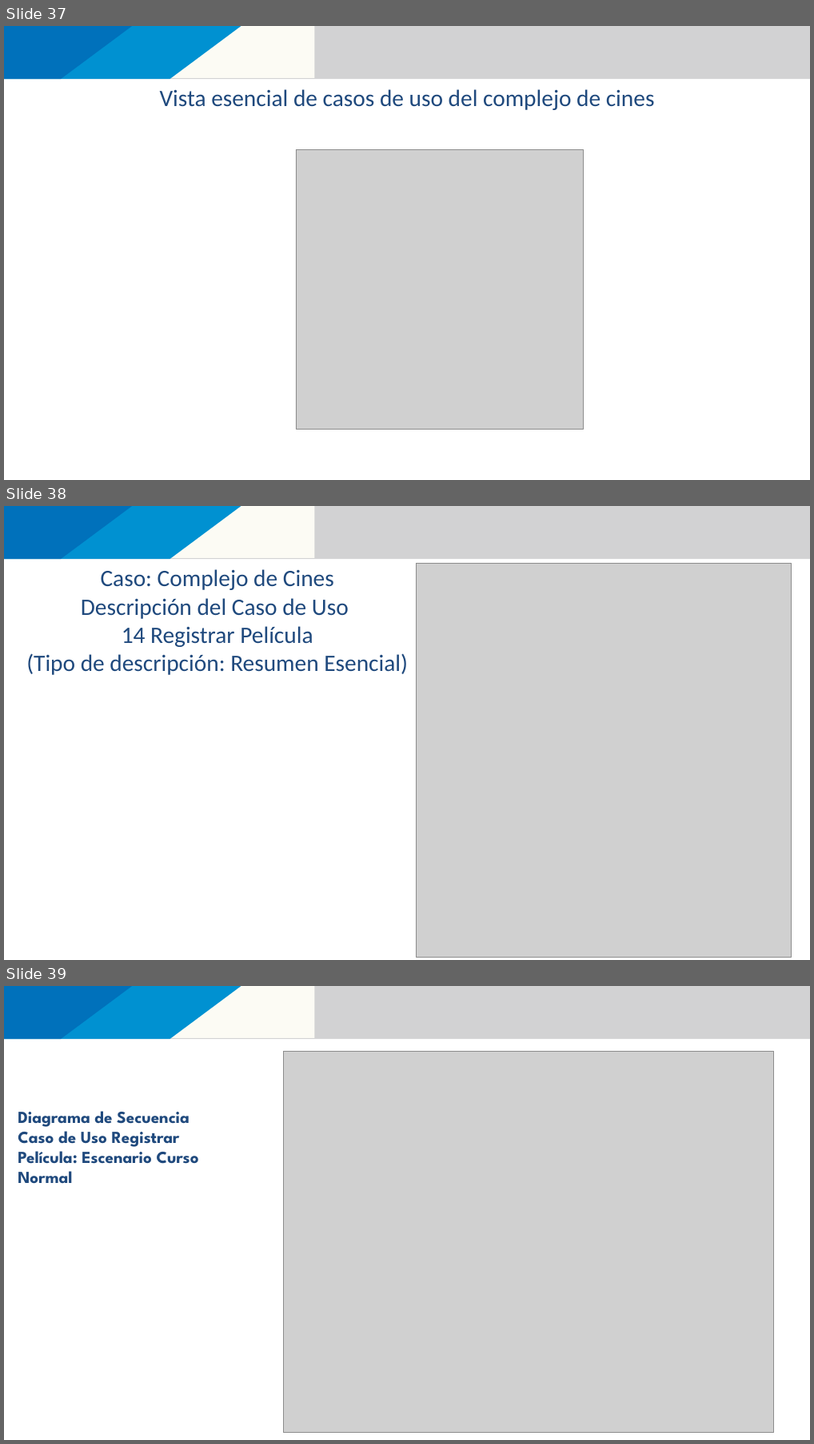
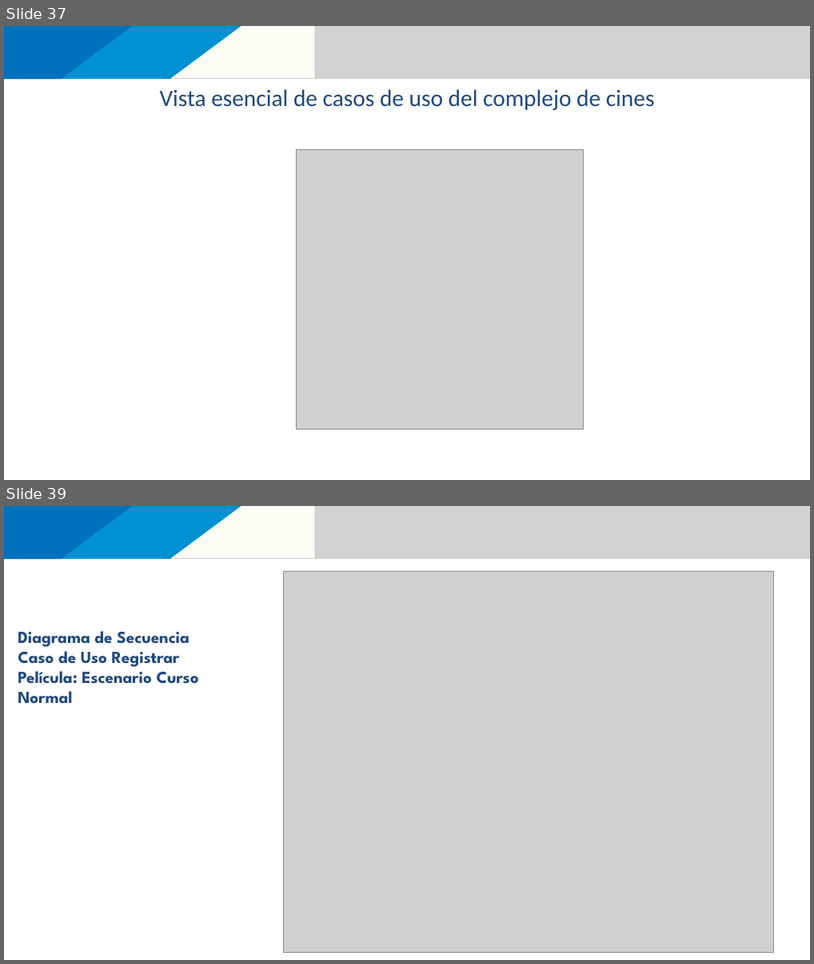
Before and after one commit to 111milprogramadores/clinicas-para-instructores, a slide deck: Clínica MO-01 Diagramas de Casos de USo y Prototipos.pptx. Shown one above the other, each under a label of ours: slides 37, 38 and 39 before the commit, slides 37 and 39 after it; the slides between them are not shown. The pictures are 814x1444 and 814x964 pixels, drawn with LibreOffice and Linux fonts; fonts in the diff are those of the drawing; grey boxes stand for pictures; background and template pictures are left out. Boxes give left, top, right and bottom in pixels: in the first picture for what was removed or moved away, otherwise in the second. Text is boxed around its words. In the diff, an @@ line names an element or a change of style, - is before the commit and + after.

```diff
--- a/Clínica MO-01 Diagramas de Casos de USo y Prototipos.pptx
+++ b/Clínica MO-01 Diagramas de Casos de USo y Prototipos.pptx
@@ slide 38 removed at <box>4,506,810,960</box>, background #FFFFFF; not listed: 4 template elements that a slide beside it also shows @@
@@ title removed at <box>26,569,408,675</box> @@
-Caso: Complejo de Cines
-Descripción del Caso de Uso
-14 Registrar Película
-(Tipo de descripción: Resumen Esencial)
@@ picture removed at <box>417,564,792,957</box> @@
```
Also in this commit, not shown: 1 slide added, 4 other files.
